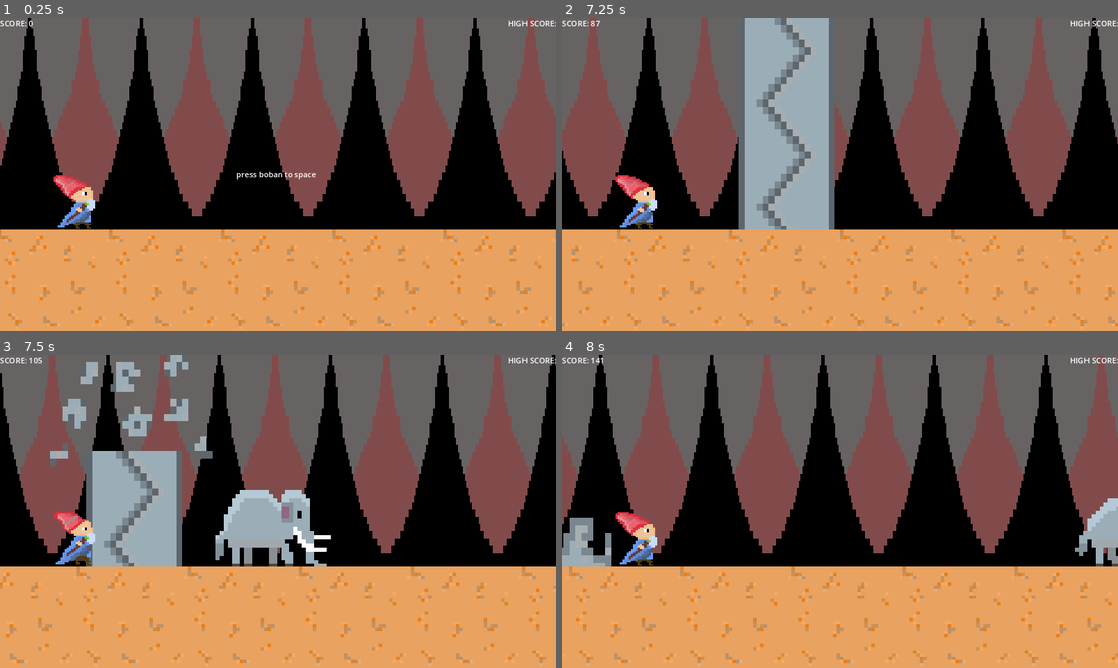
Above: before the commit, frames 1-4 (two rows, left to right).
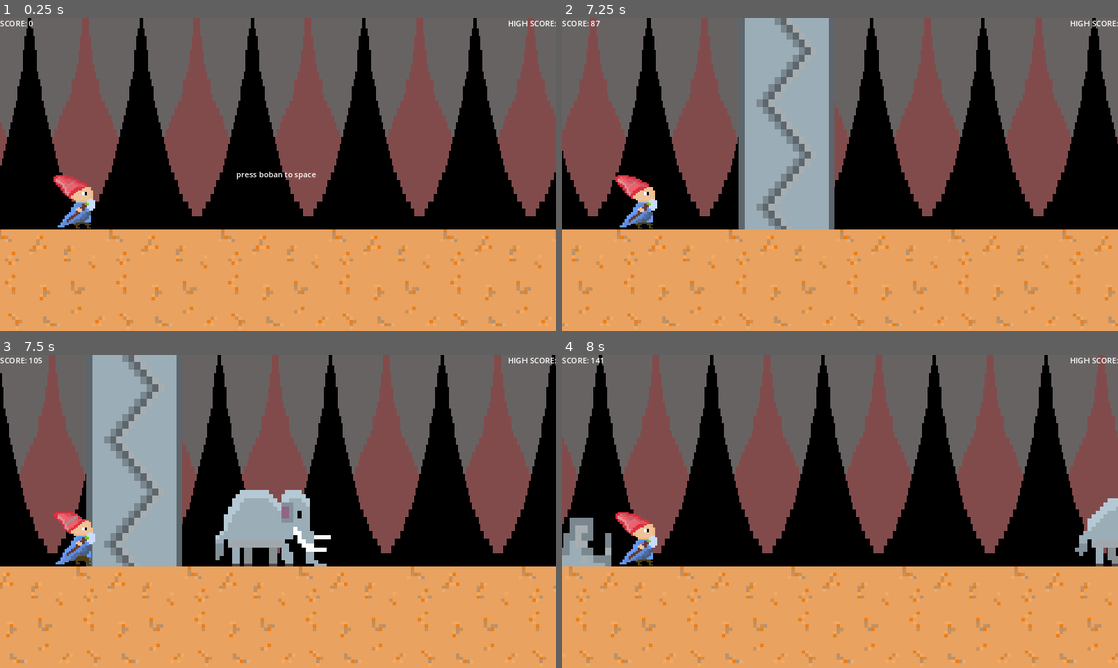
Above: after the commit, the same moments.

Repository: lessy2014/LDJ-summon-runner
Game: Godot game, scene res://Scenes/main.tscn
The game is run twice, just before and just after one commit, with the same random seed, the same clock (stepped at 60 frames per second) and the same inputs.
Inputs:
- Up to frame 1 (0.25 s): no input
- Up to frame 2 (7.25 s): tap Enter (ui_accept) at 0.5, 0.77, 1.52, 3.02, 3.77, 4.52, 6.02, 6.77 s; hold Right (ui_right) 0.53-2.03 s; tap Space at 2 s; hold Left (ui_left) 2.03-2.78 s; hold Right (ui_right) 2.78-4.28 s; hold Left (ui_left) 4.28-5.03 s; hold Right (ui_right) 5.03-5.78 s; hold Left (ui_left) from 5.78 s (still down)
- Up to frame 3 (7.5 s): release Left (ui_left) at 7.28 s; hold Right (ui_right) from 7.28 s (still down)
- Up to frame 4 (8 s): keep holding Right (ui_right); tap Enter (ui_accept) at 7.52 s

Frames 1-2 are identical in both runs. In frame 3, 4.6% of the frame differs, in the area x 9-39%, y 0-36%; in frame 4, nothing differs.

Commit message:
чето с анимациями

Diff:
--- a/Scenes/rhino_wall.tscn
+++ b/Scenes/rhino_wall.tscn
@@ -44,12 +44,12 @@
 "duration": 1.0,
 "texture": SubResource("AtlasTexture_3uqut")
 }, {
-"duration": 1.0,
+"duration": 10.0,
 "texture": SubResource("AtlasTexture_b8h6l")
 }],
-"loop": false,
+"loop": true,
 "name": &"Destruction",
-"speed": 10.0
+"speed": 5.0
 }, {
 "frames": [{
 "duration": 1.0,
Not shown: 1 places in Scenes/hole.tscn that only renumber resources
Not shown: 1 places in Scenes/jump_wall.tscn that only renumber resources
Not shown: 1 places in Scenes/main.tscn that only renumber resources
Not shown: 1 places in Scenes/rhino_wall.tscn that only renumber resources
Not shown: 1 places in Scenes/мышстенакродется.tscn that only renumber resources
